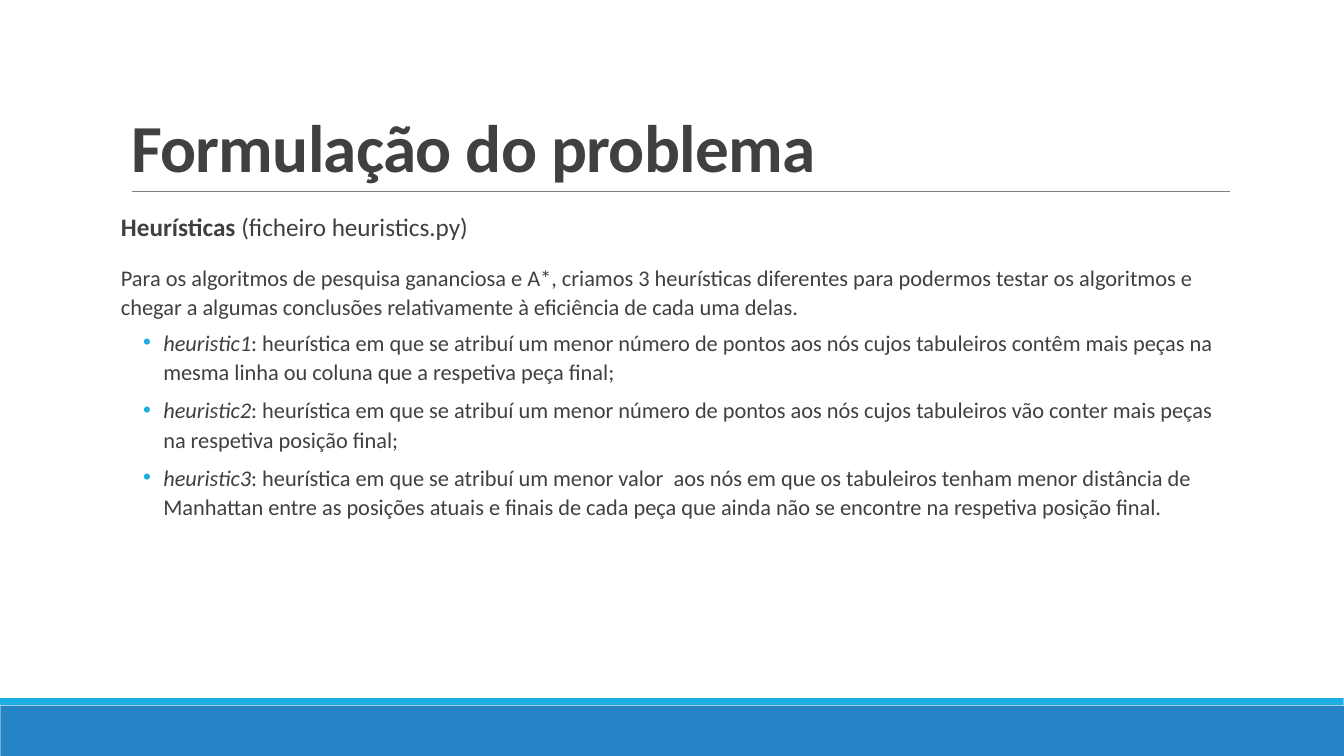
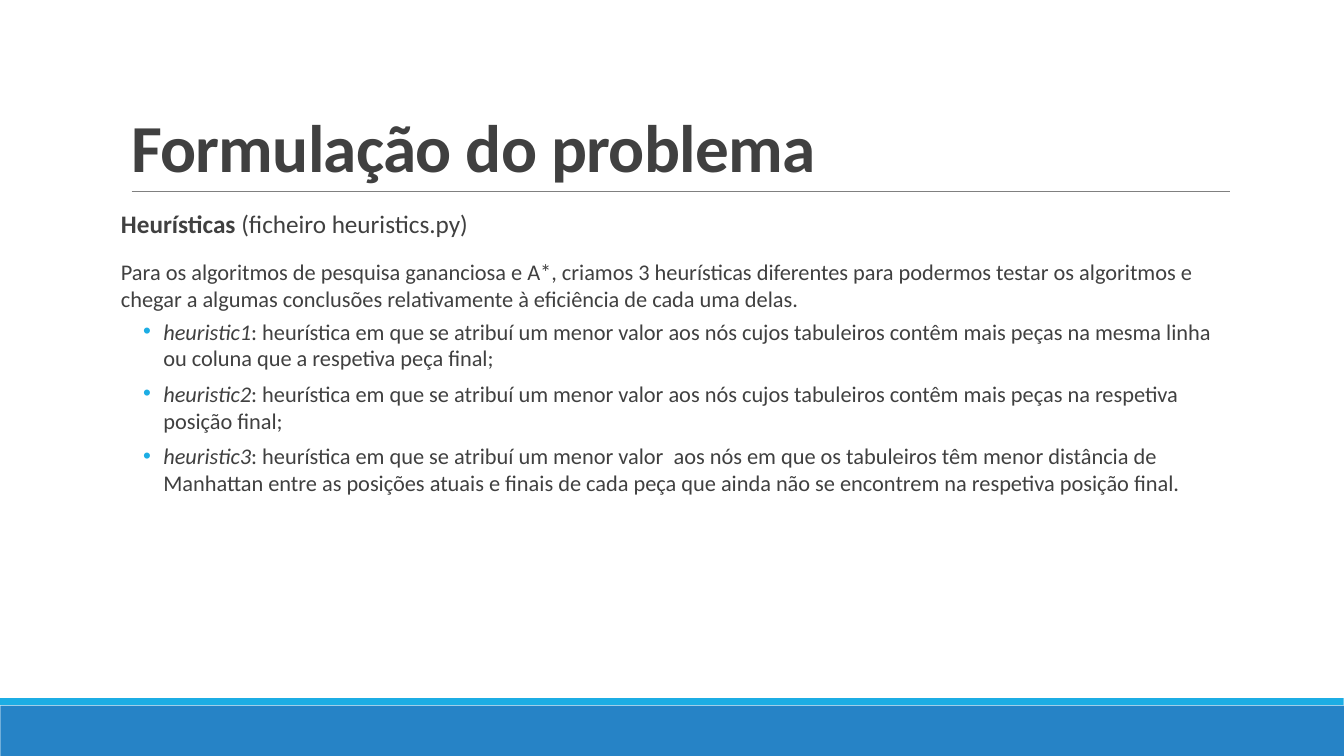
Before and after one commit to pedrovponte/IART-g39, a slide deck: slide 5 of docs/finalpresentation.pptx. Drawn at 1344x756 pixels with LibreOffice and Linux fonts; fonts in the diff are those of the drawing. Boxes give left, top, right and bottom in pixels: in the first picture for what was removed or moved away, otherwise in the second. Text is boxed around its words. In the diff, an @@ line names an element or a change of style, - is before the commit and + after.

```diff
--- a/docs/finalpresentation.pptx
+++ b/docs/finalpresentation.pptx
@@ text at (121, 215, 1192, 311): line spacing 1.1 to 1 @@
@@ text at (163, 324, 1210, 495): text changed @@
-  • heuristic1: heurística em que se atribuí um menor número de pontos aos nós cujos tabuleiros contêm mais peças na mesma linha ou coluna que a respetiva peça final;
-  • heuristic2: heurística em que se atribuí um menor número de pontos aos nós cujos tabuleiros vão conter mais peças na respetiva posição final;
-  • heuristic3: heurística em que se atribuí um menor valor aos nós em que os tabuleiros tenham menor distância de Manhattan entre as posições atuais e finais de cada peça que ainda não se encontre na respetiva posição final.
+  • heuristic1: heurística em que se atribuí um menor valor aos nós cujos tabuleiros contêm mais peças na mesma linha ou coluna que a respetiva peça final;
+  • heuristic2: heurística em que se atribuí um menor valor aos nós cujos tabuleiros contêm mais peças na respetiva posição final;
+  • heuristic3: heurística em que se atribuí um menor valor aos nós em que os tabuleiros têm menor distância de Manhattan entre as posições atuais e finais de cada peça que ainda não se encontrem na respetiva posição final.
```
Also in this commit, not shown: 8 other slides changed, 6 slides added, 1 slide removed, 9 other files.
